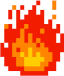
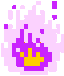
Before/after of a 64x76 layered artwork. What changed in the layer stack:
removed layer "Calque copié" over [left=0, top=0, right=64, bottom=76]
added layer "Calque Copié" above "Calque Copié #1" over [left=20, top=48, right=44, bottom=66]
added layer "Calque Copié #1" above "Calque Copié #3" over [left=1, top=1, right=64, bottom=75]
added layer "Calque Copié #3" over [left=4, top=1, right=57, bottom=71]
